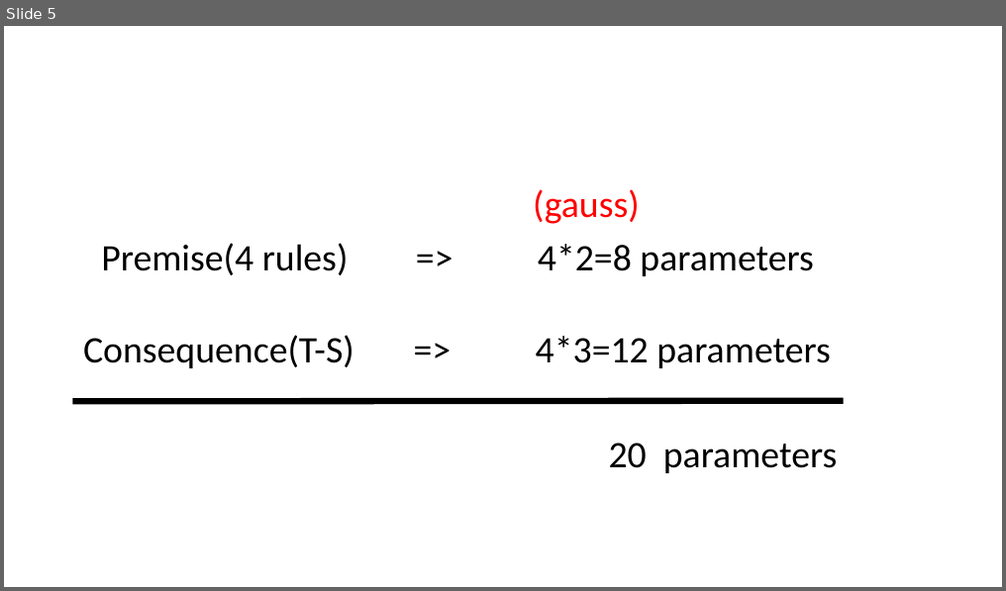
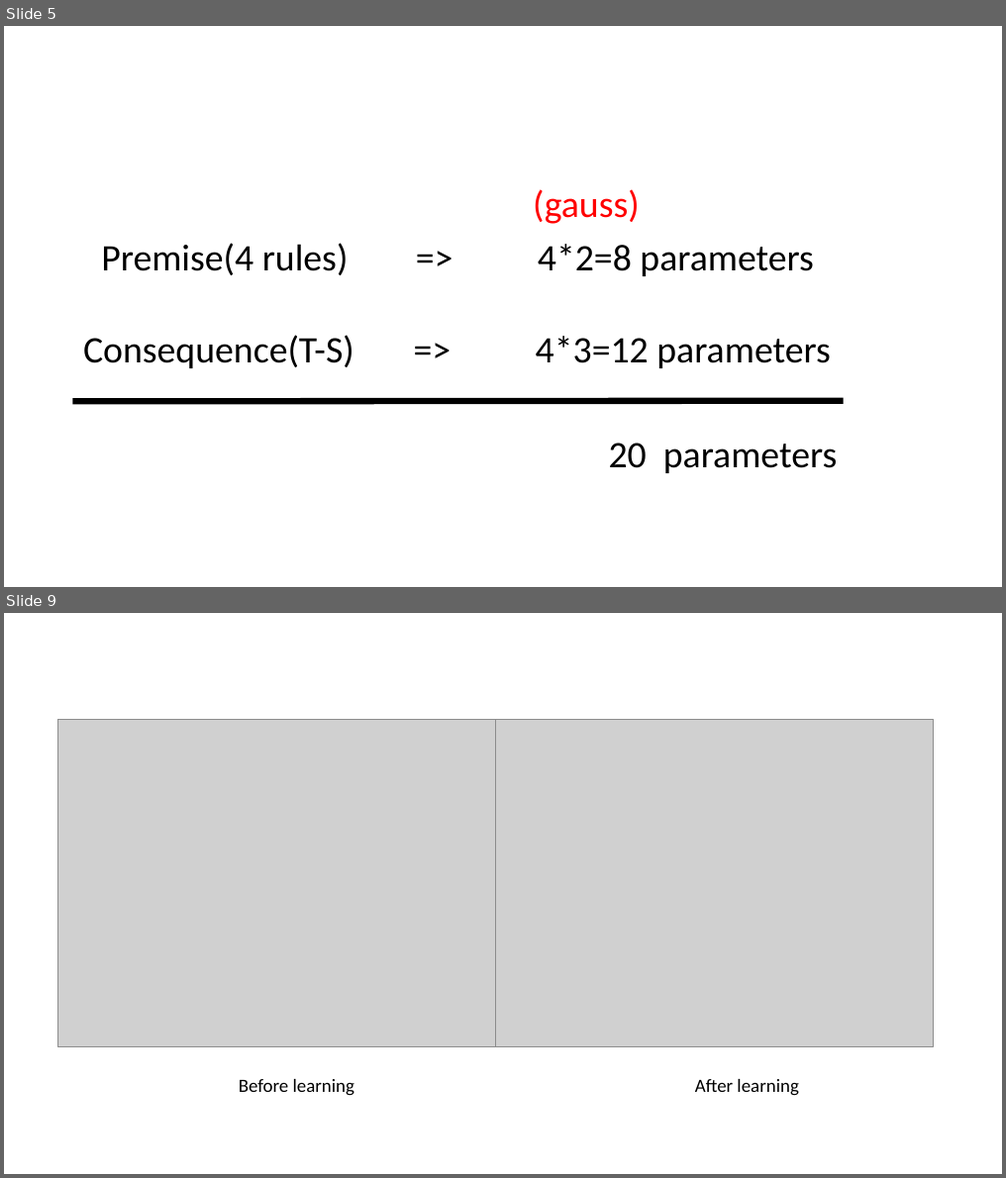
Before and after one commit to add11013/Matlab-AI, a slide deck: 1212_PSO/進度講解.pptx. Shown one above the other, each under a label of ours: slide 5 before the commit, slides 5 and 9 after it; the slides between them are not shown. The pictures are 1006x591 and 1006x1178 pixels, drawn with LibreOffice and Linux fonts; fonts in the diff are those of the drawing; grey boxes stand for pictures. Boxes give left, top, right and bottom in pixels: in the first picture for what was removed or moved away, otherwise in the second. Text is boxed around its words. In the diff, an @@ line names an element or a change of style, - is before the commit and + after.

```diff
--- a/1212_PSO/進度講解.pptx
+++ b/1212_PSO/進度講解.pptx
@@ slide 9 added at bbox=[4, 613, 1002, 1174], background #FFFFFF @@
@@ picture added at bbox=[58, 719, 496, 1048] @@
@@ picture added at bbox=[496, 719, 933, 1048] @@
@@ text added at bbox=[239, 1079, 354, 1096], 18 pt, text #000000 @@
+Before learning
@@ text added at bbox=[695, 1079, 798, 1096], 18 pt, text #000000 @@
+After learning
```
Also in this commit, not shown: 2 slides changed, 3 other slides added, 3 slides removed, 1 other file.
